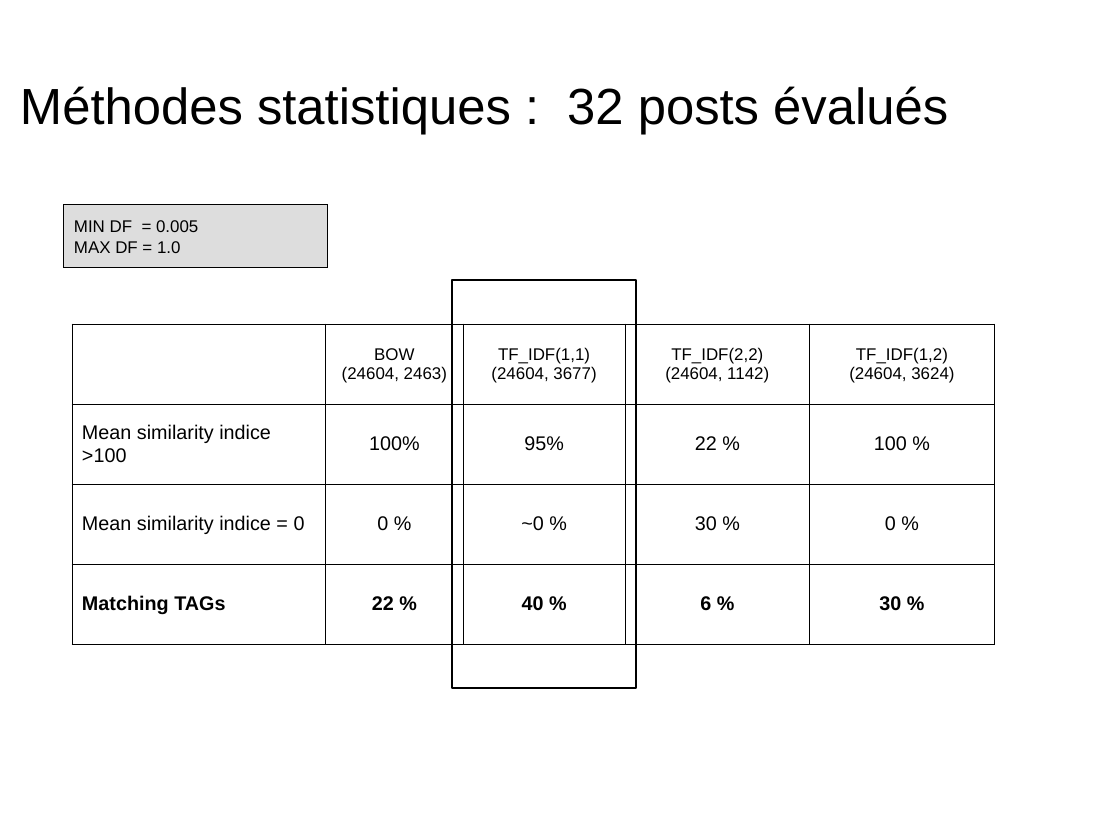
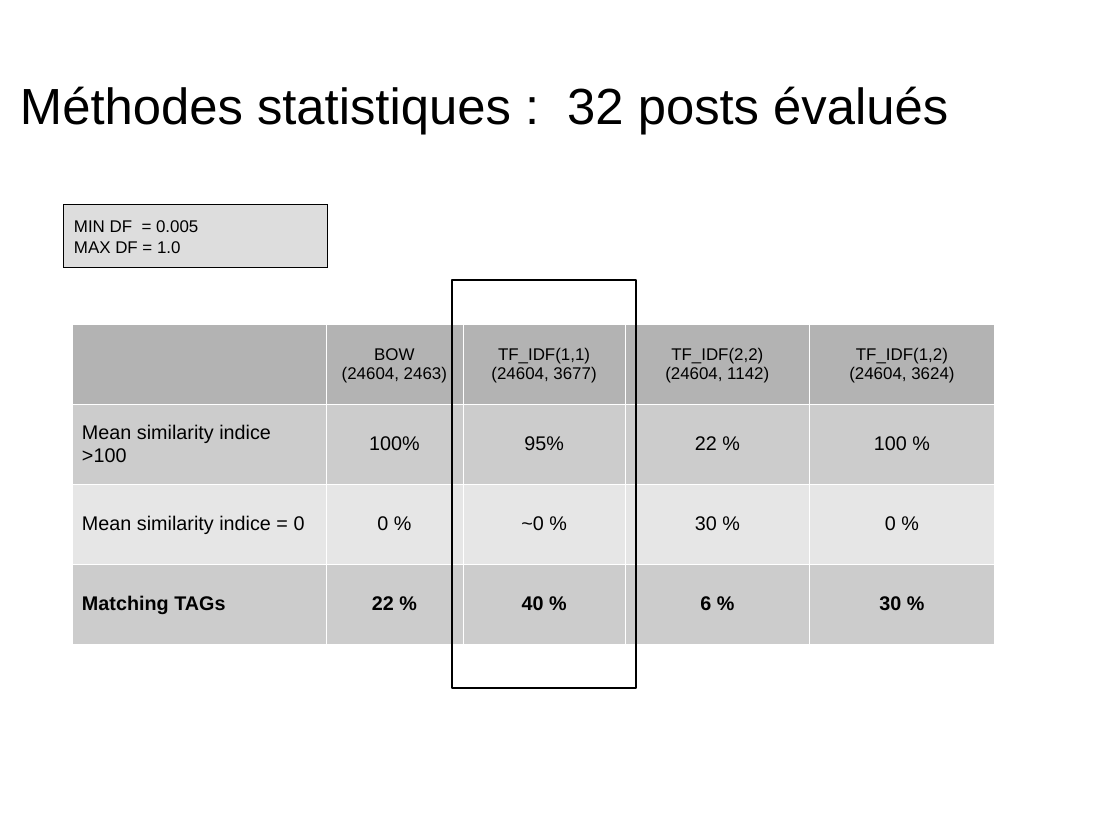
Before and after one commit to dataforcast/OC_Datascientist, a slide deck: slide 13 of P6/report/Openclassrooms_ParcoursDatascientist_P6-V1.odp. Drawn at 1120x840 pixels with LibreOffice and Linux fonts; fonts in the diff are those of the drawing; background and template pictures are left out. Boxes give left, top, right and bottom in pixels: in the first picture for what was removed or moved away, otherwise in the second. Text is boxed around its words. In the diff, an @@ line names an element or a change of style, - is before the commit and + after.

```diff
--- a/P6/report/Openclassrooms_ParcoursDatascientist_P6-V1.odp
+++ b/P6/report/Openclassrooms_ParcoursDatascientist_P6-V1.odp
@@ table at [72, 324, 994, 644] @@
@@ fill none to #B3B3B3 in 4 cells @@
@@ fill none to #CCCCCC in 10 cells @@
@@ fill none to #E6E6E6 in row 3 @@
@@ borders changed @@
```
Also in this commit, not shown: 7 other slides changed, 3 other files.
